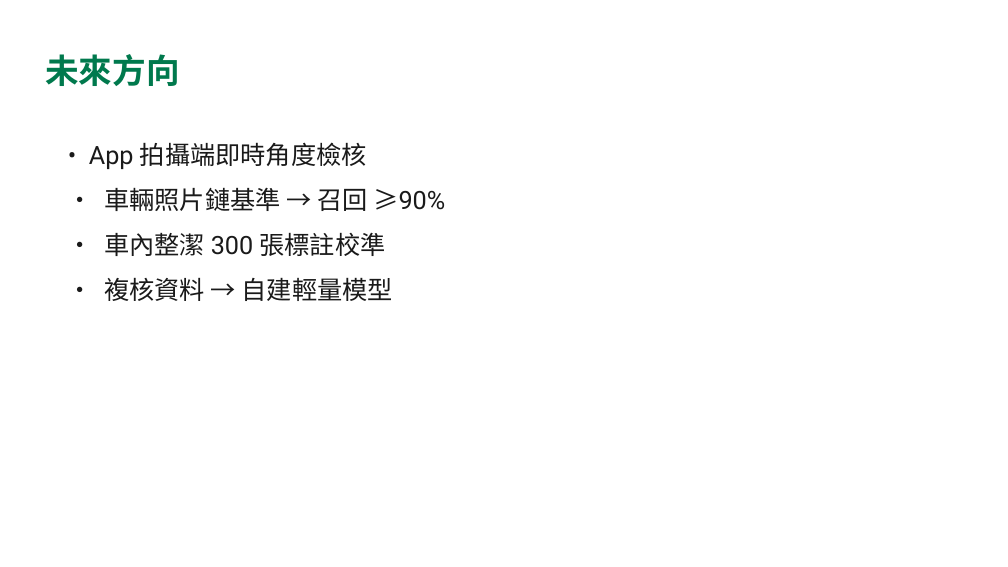
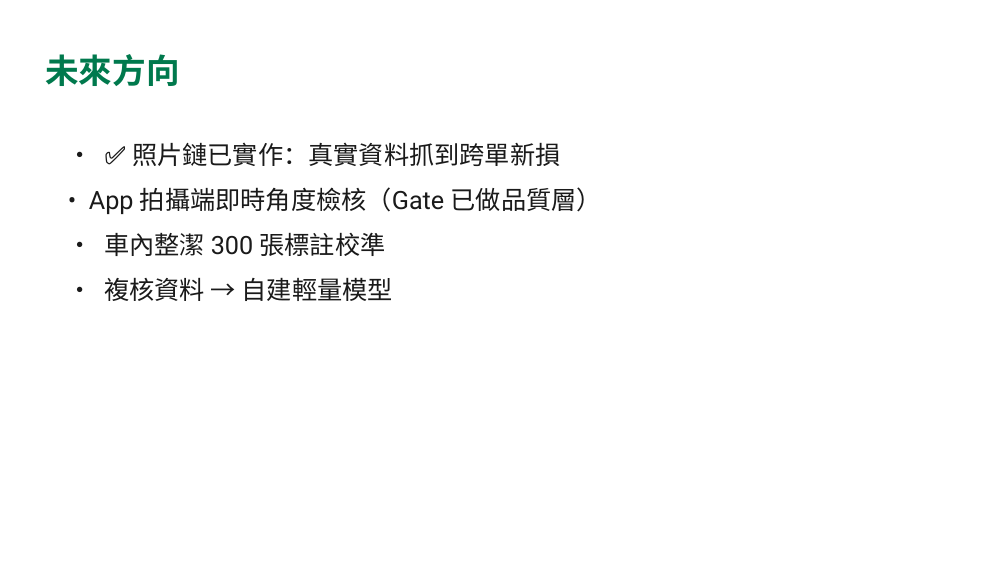
Before and after one commit to TimmyChen1110/iRent-AI, a slide deck: slide 12 of 環節二_還車影像AI辨識/Timmy_Project_Report/presentation.pptx. Drawn at 1008x567 pixels with LibreOffice and Linux fonts; fonts in the diff are those of the drawing. Boxes give left, top, right and bottom in pixels: in the first picture for what was removed or moved away, otherwise in the second. Text is boxed around its words. In the diff, an @@ line names an element or a change of style, - is before the commit and + after.

```diff
--- a/環節二_還車影像AI辨識/Timmy_Project_Report/presentation.pptx
+++ b/環節二_還車影像AI辨識/Timmy_Project_Report/presentation.pptx
@@ text at (89,142,602,214): text changed @@
-• App 拍攝端即時角度檢核
-• 車輛照片鏈基準 → 召回 ≥90%
+• ✅ 照片鏈已實作：真實資料抓到跨單新損
+• App 拍攝端即時角度檢核（Gate 已做品質層）
```
Also in this commit, not shown: 2 other slides changed, 37 other files.
